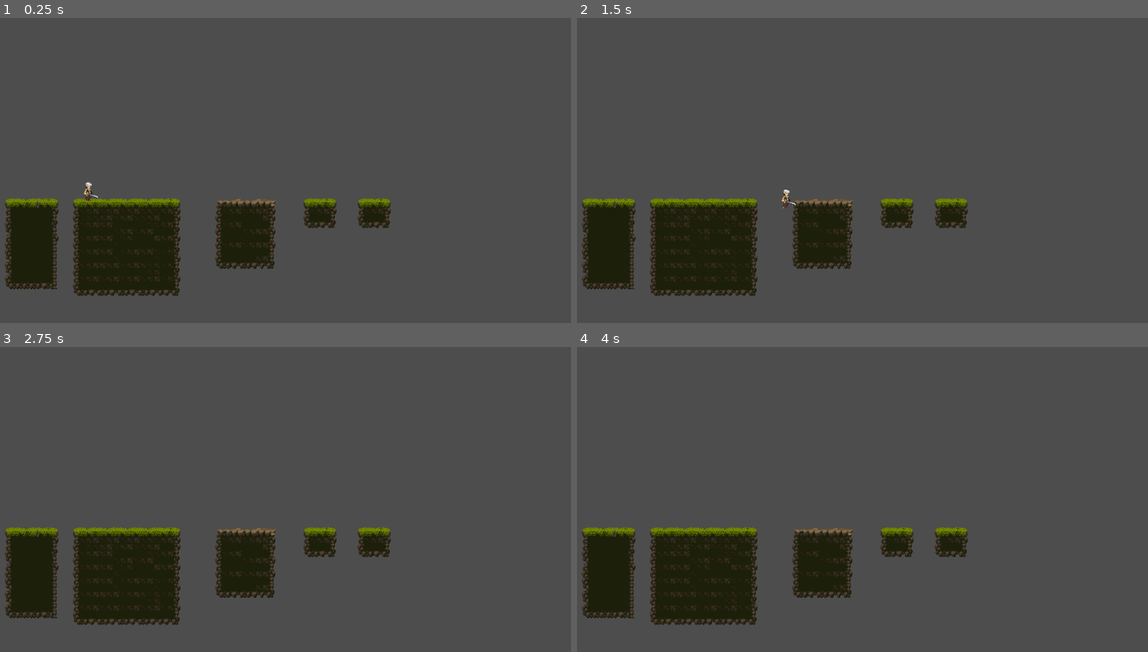
Above: before the commit, frames 1-4 (two rows, left to right).
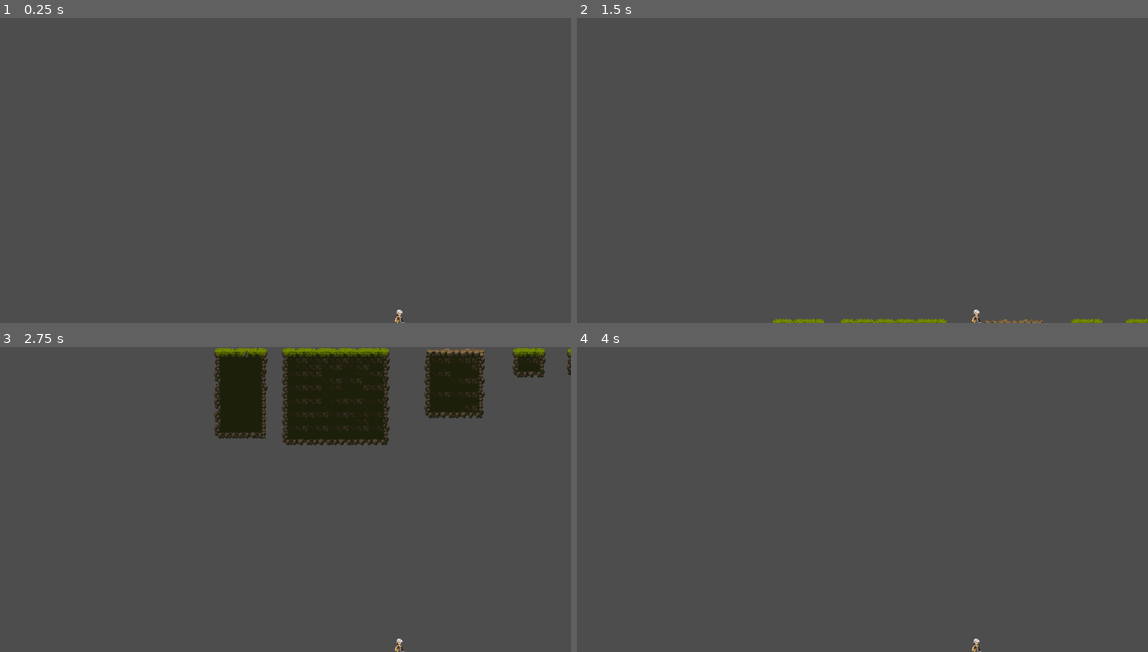
Above: after the commit, the same moments.

Repository: Jhay1212/Side-Scrolling
Game: Godot game, scene res://Scenes/test_level.tscn
Same seed, same stepped clock (60 frames per second), same inputs: the game is played once before the commit and once after it.
Inputs:
- Up to frame 1 (0.25 s): no input
- Up to frame 2 (1.5 s): tap Enter (ui_accept) at 0.5, 0.77, 1.25 s; hold Right (ui_right) from 0.53 s (still down)
- Up to frame 3 (2.75 s): tap Enter (ui_accept) at 1.52 s; release Right (ui_right) at 2.03 s; hold Left (ui_left) from 2.03 s (still down)
- Up to frame 4 (4 s): release Left (ui_left) at 2.78 s; hold Right (ui_right) from 2.78 s (still down); tap Enter (ui_accept) at 3.02, 3.5, 3.77 s

The runs differ from the first frame. In frame 1, 12% of the frame differs, in the area x 0-71%, y 53-100%; in frame 2, 12%; in frame 3, 23%, in the area x 0-100%, y 0-100%; in frame 4, 12%.

Commit message:
Started creating smooth player camera

Diff:
--- a/Scenes/test_level.tscn
+++ b/Scenes/test_level.tscn
@@ -1417,3 +1417,9 @@
 
 [node name="Player" parent="." instance=ExtResource("2_gmo5s")]
 position = Vector2(7, 57)
+
+[node name="RemoteTransform2D" type="RemoteTransform2D" parent="Player"]
+remote_path = NodePath("../../Camera2D")
+
+[node name="Camera2D" type="Camera2D" parent="."]
+position = Vector2(7, 57)
